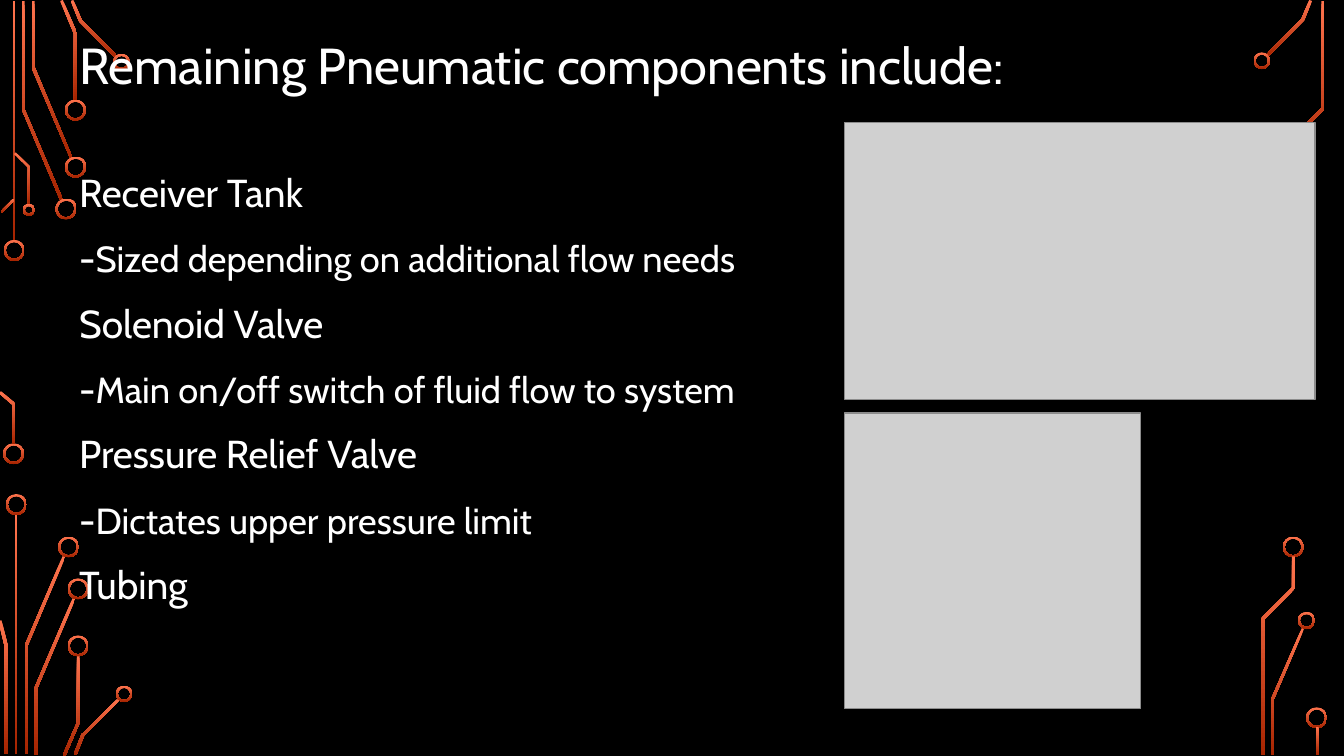
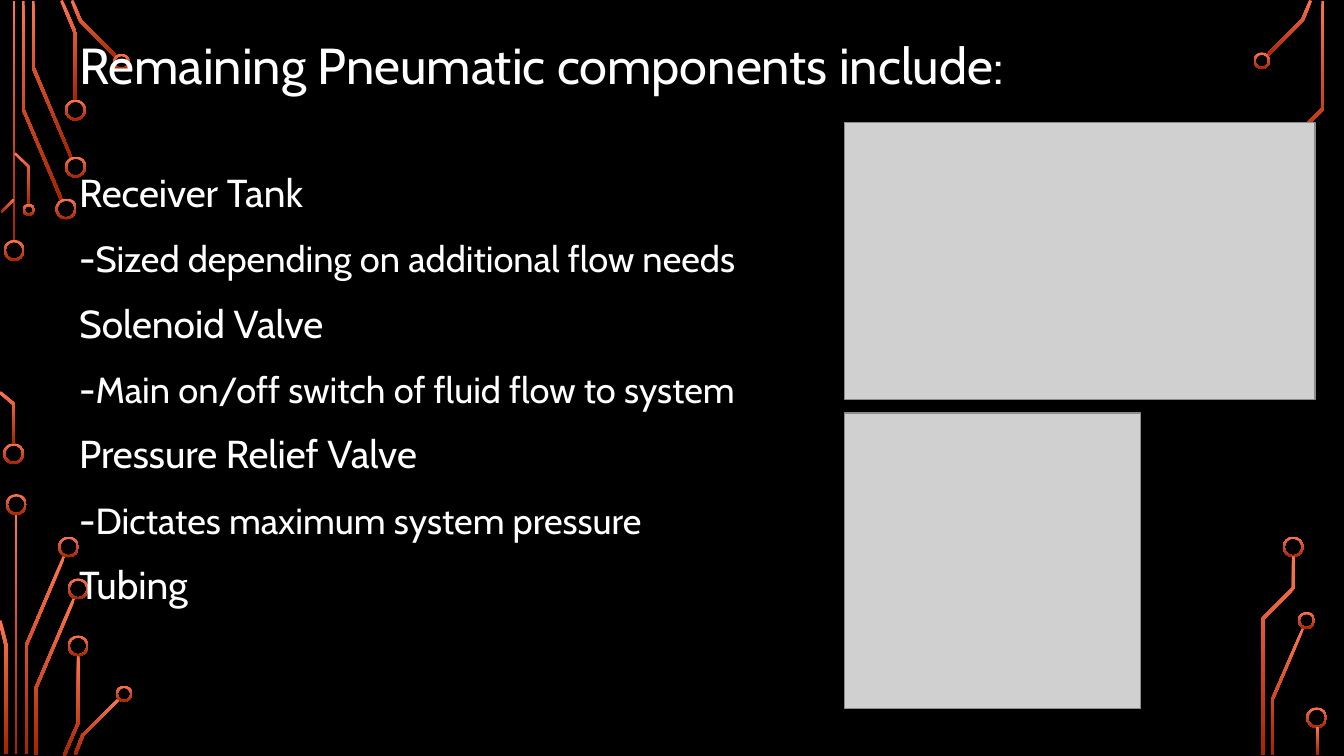
Before and after one commit to Logiant/AgileRoboticControls, a slide deck: slide 34 of Documentation/Presentation/Design Presentation/Design Presentation.pptx (slide 33 before the commit). Drawn at 1344x756 pixels with LibreOffice and Linux fonts; fonts in the diff are those of the drawing; grey boxes stand for pictures; background and template pictures are left out. Boxes give left, top, right and bottom in pixels: in the first picture for what was removed or moved away, otherwise in the second. Text is boxed around its words. In the diff, an @@ line names an element or a change of style, - is before the commit and + after.

```diff
--- a/Documentation/Presentation/Design Presentation/Design Presentation.pptx
+++ b/Documentation/Presentation/Design Presentation/Design Presentation.pptx
@@ text at (x1=96, y1=508, x2=642, y2=542): text changed @@
--Dictates upper pressure limit
+-Dictates maximum system pressure
```
Also in this commit, not shown: 6 other slides changed.
